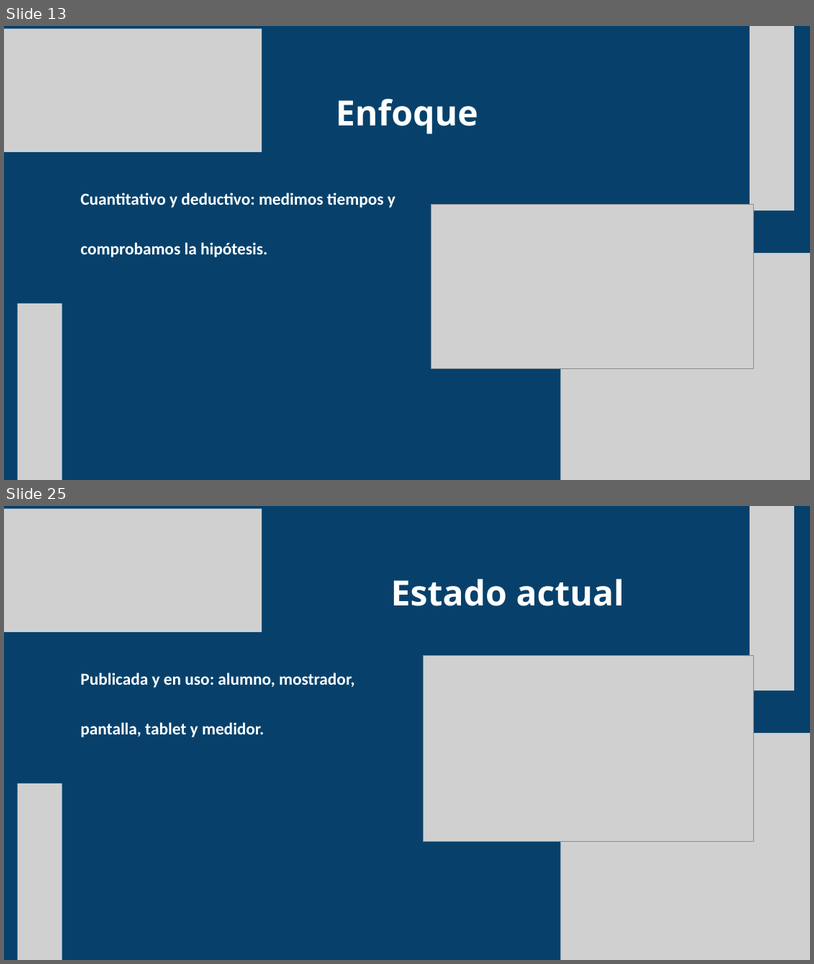
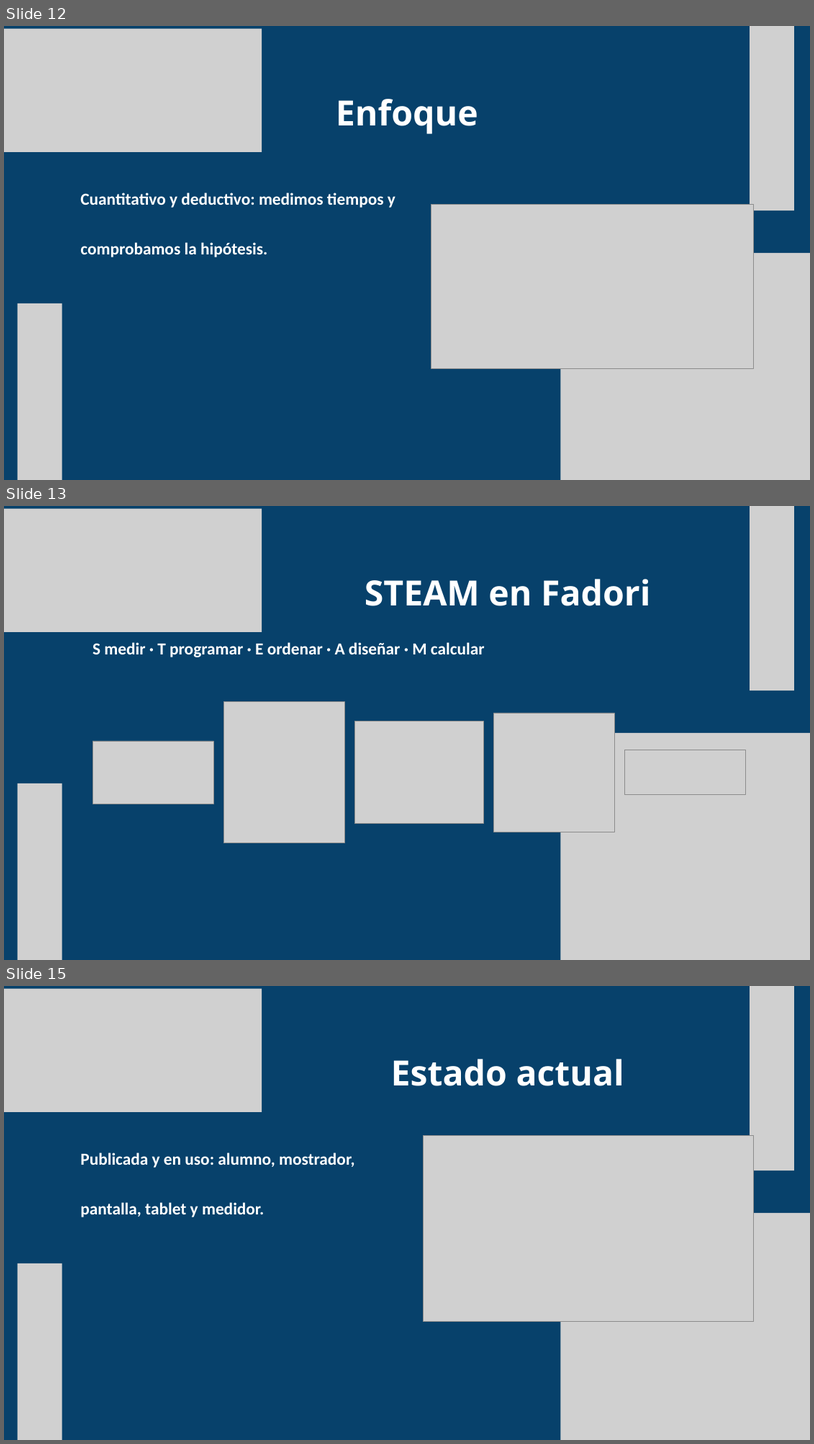
Before and after one commit to ejercitopalomazi9111-arch/mazi-central, a slide deck: fadori/presentacion/Fadori-STEAM.pptx. Shown one above the other, each under a label of ours: slides 13 and 25 before the commit, slides 12, 13 and 15 after it; the slides between them are not shown. The pictures are 814x964 and 814x1444 pixels, drawn with LibreOffice and Linux fonts; fonts in the diff are those of the drawing; grey boxes stand for pictures. Boxes give left, top, right and bottom in pixels: in the first picture for what was removed or moved away, otherwise in the second. Text is boxed around its words. In the diff, an @@ line names an element or a change of style, - is before the commit and + after.

```diff
--- a/fadori/presentacion/Fadori-STEAM.pptx
+++ b/fadori/presentacion/Fadori-STEAM.pptx
@@ slide 13 added at [4, 506, 810, 960], background #07416B @@
@@ picture added at [4, 509, 262, 632] @@
@@ picture added at [750, 506, 795, 690] @@
@@ text added at [365, 579, 651, 606], 62 pt, text #FFFFFF, bold @@
+STEAM en Fadori
@@ text added at [93, 642, 485, 657], 30 pt, text #FFFFFF, bold @@
+S medir · T programar · E ordenar · A diseñar · M calcular
@@ picture added at [224, 702, 345, 843] @@
@@ picture added at [355, 721, 484, 823] @@
@@ picture added at [494, 713, 615, 831] @@
@@ picture added at [93, 741, 214, 803] @@
@@ picture added at [561, 733, 810, 959] @@
@@ picture added at [625, 749, 746, 794] @@
@@ picture added at [17, 783, 62, 960] @@
@@ what was slide 13 is now slide 12 @@
@@ what was slide 25 is now slide 15 @@
```
Also in this commit, not shown: 1 other slide added, 12 slides removed, 2 other files.
